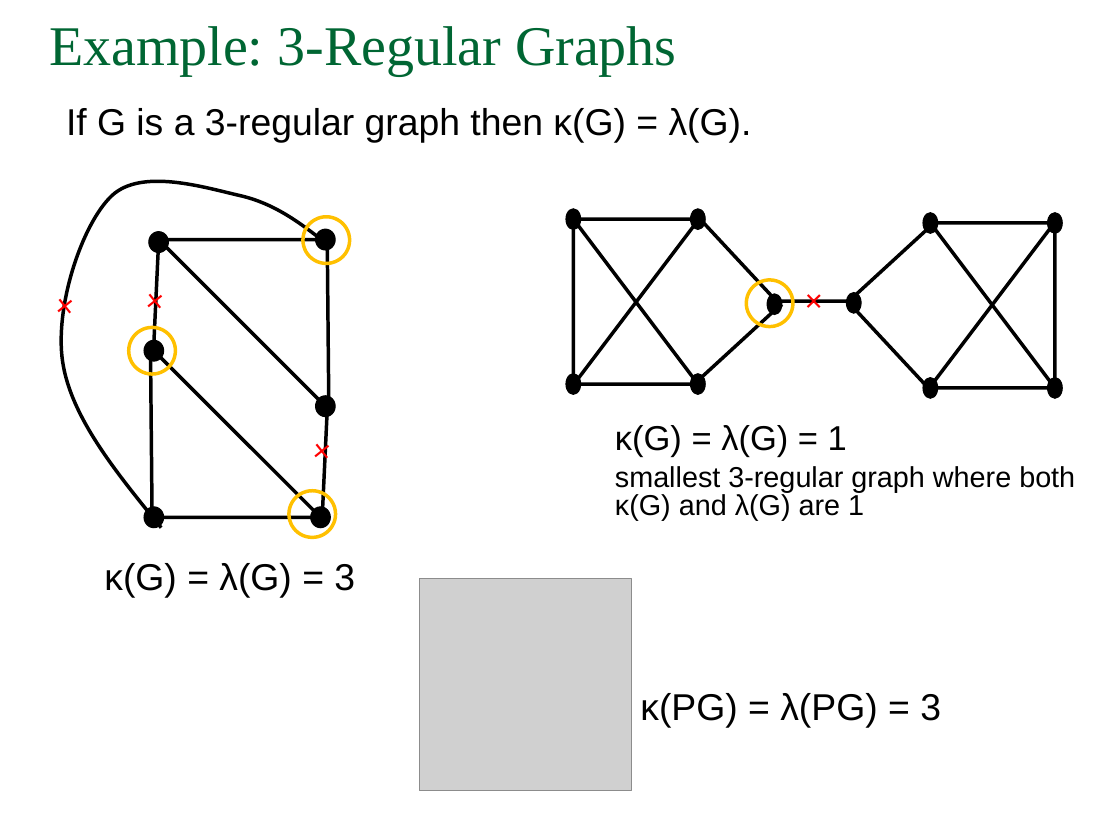
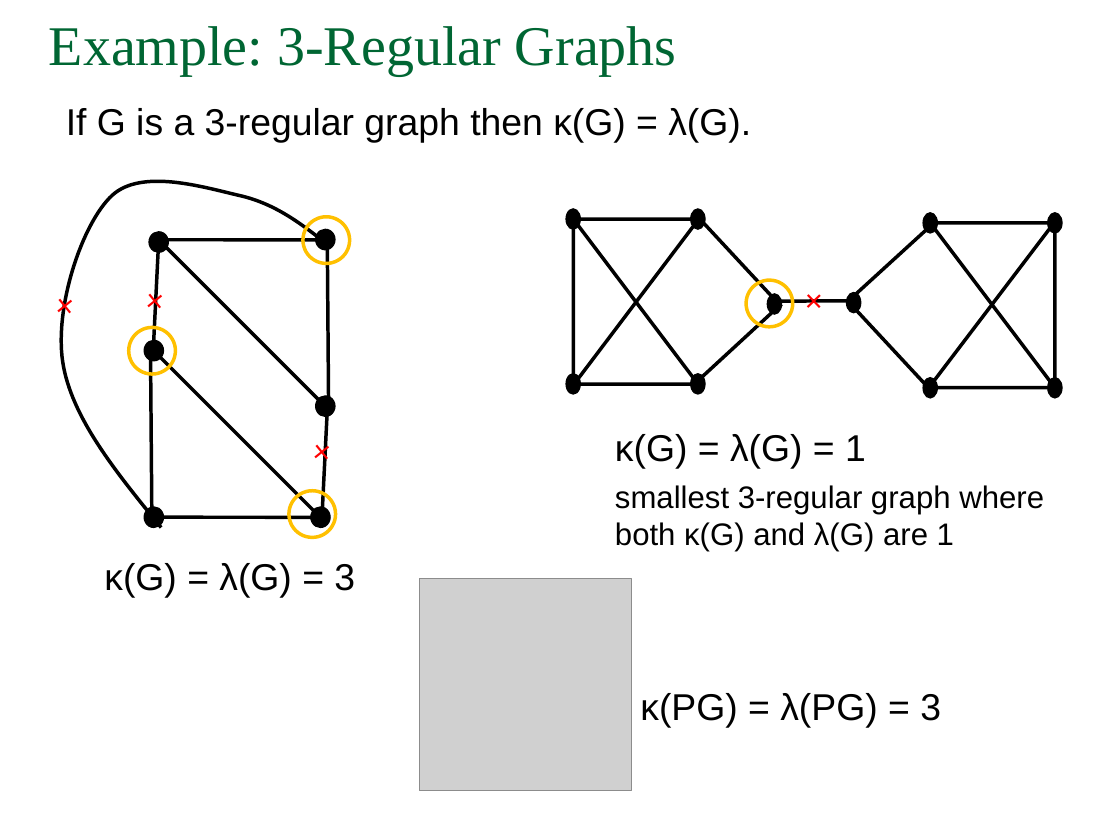
Before and after one commit to TheLethalCode/KGP_Academics, a slide deck: slide 27 of Sem_7/Graph_Theory/Lec_9.ppt. Drawn at 1120x840 pixels with LibreOffice and Linux fonts; fonts in the diff are those of the drawing; grey boxes stand for pictures. Boxes give left, top, right and bottom in pixels: in the first picture for what was removed or moved away, otherwise in the second. Text is boxed around its words. In the diff, an @@ line names an element or a change of style, - is before the commit and + after.

```diff
--- a/Sem_7/Graph_Theory/Lec_9.ppt
+++ b/Sem_7/Graph_Theory/Lec_9.ppt
@@ text "κ(G) = λ(G) = 1" at (615, 434, 1044, 551): size 22.2 to 24 pt in "κ(G) = λ(G) = 1"; size 18.5 to 20 pt in "smallest 3-regular graph where both κ(G) and ..."; line spacing 0.8 to 1 @@
```
Also in this commit, not shown: 36 other slides changed, 4 other files.
